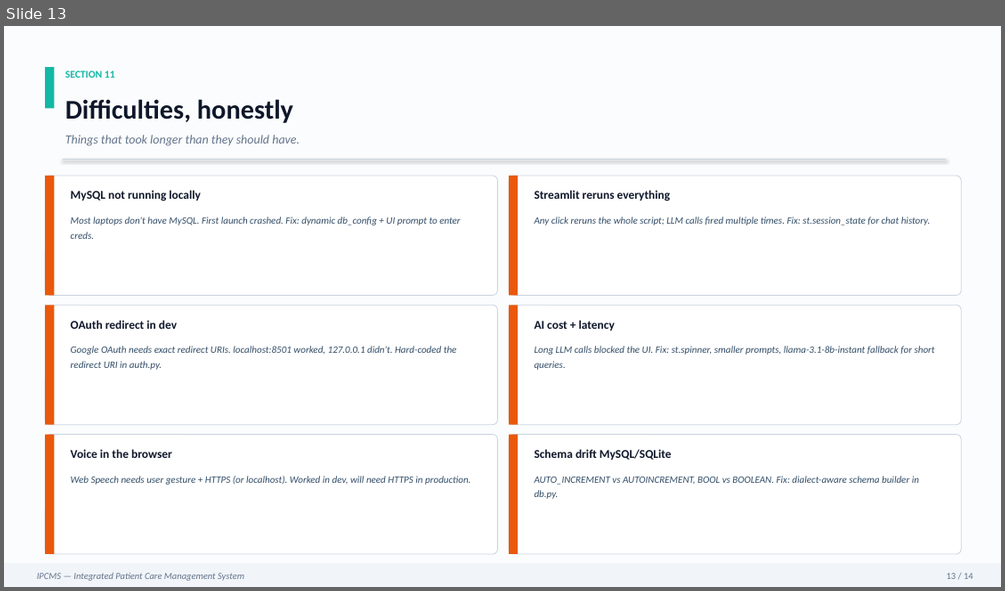
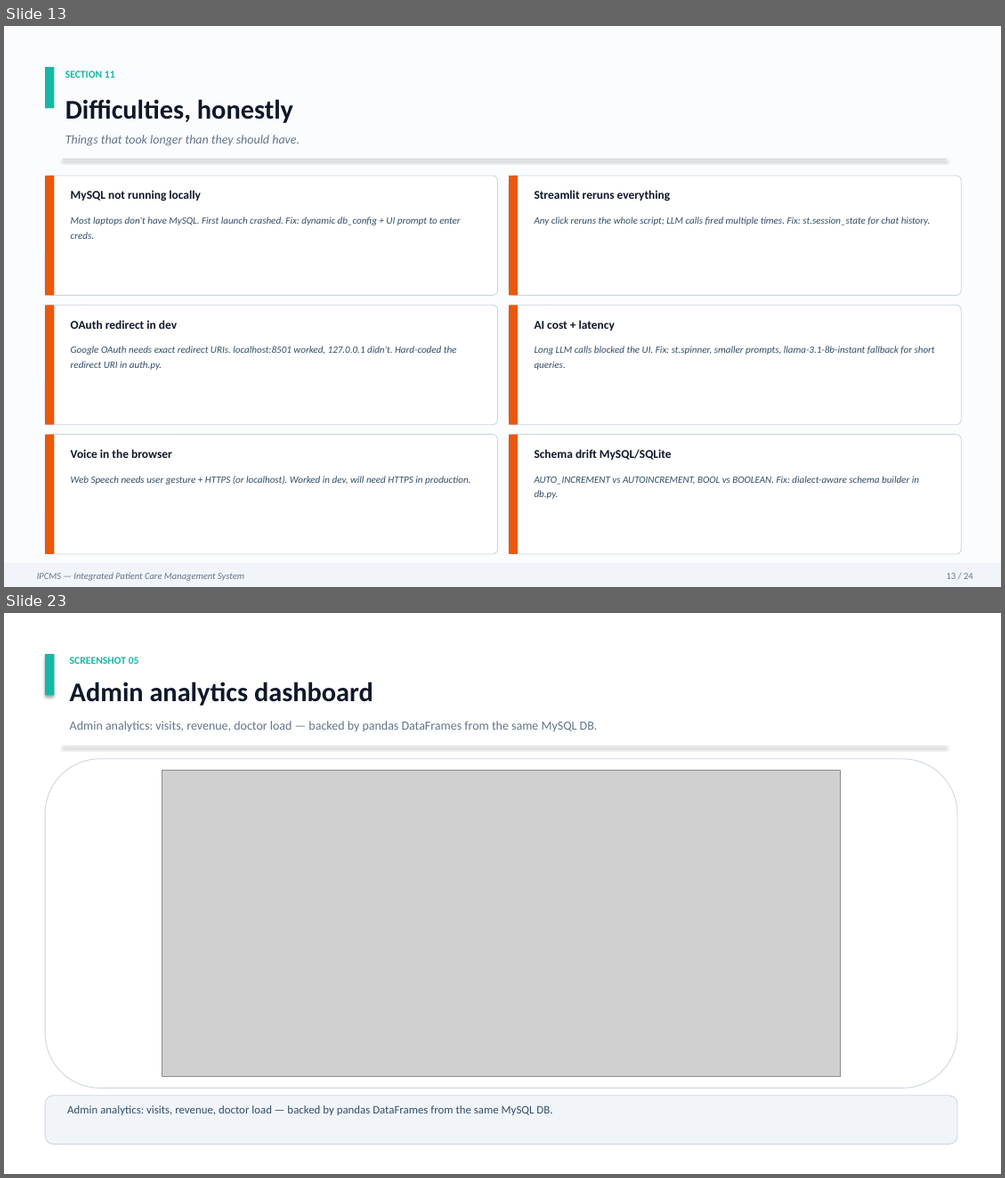
Before and after one commit to Nikhil27092006/Integrated-Patient-Care-Management-System-, a slide deck: IPCMS_v2.pptx. Shown one above the other, each under a label of ours: slide 13 before the commit, slides 13 and 23 after it; the slides between them are not shown. The pictures are 1005x591 and 1005x1178 pixels, drawn with LibreOffice and Linux fonts; fonts in the diff are those of the drawing; grey boxes stand for pictures. Boxes give left, top, right and bottom in pixels: in the first picture for what was removed or moved away, otherwise in the second. Text is boxed around its words. In the diff, an @@ line names an element or a change of style, - is before the commit and + after.

```diff
--- a/IPCMS_v2.pptx
+++ b/IPCMS_v2.pptx
@@ slide 23 added at bbox=[4, 613, 1001, 1174], background #FFFFFF @@
@@ rectangle added at bbox=[45, 654, 54, 695], fill #14B8A6 @@
@@ text added at bbox=[70, 657, 139, 664], 10 pt, text #14B8A6, bold @@
+SCREENSHOT 05
@@ text added at bbox=[70, 682, 373, 706], 26 pt, text #0F172A, bold @@
+Admin analytics dashboard
@@ text added at bbox=[70, 721, 598, 731], 12 pt, text #64748B @@
+Admin analytics: visits, revenue, doctor load — backed by pandas DataFrames from the same MySQL DB.
@@ rounded rectangle added at bbox=[45, 759, 957, 1088], fill #FFFFFF, outline #CBD5E1 0.75 pt @@
@@ line added from (63, 747) to (947, 747), #E2E8F0 0.75 pt @@
@@ picture added at bbox=[162, 770, 840, 1077] @@
@@ rounded rectangle added at bbox=[45, 1095, 957, 1144], fill #F1F5F9, outline #CBD5E1 0.75 pt @@
@@ text added at bbox=[67, 1105, 552, 1115], 11 pt, text #334E68 @@
+Admin analytics: visits, revenue, doctor load — backed by pandas DataFrames from the same MySQL DB.
```
Also in this commit, not shown: 13 other slides changed, 9 other slides added, 11 other files.
